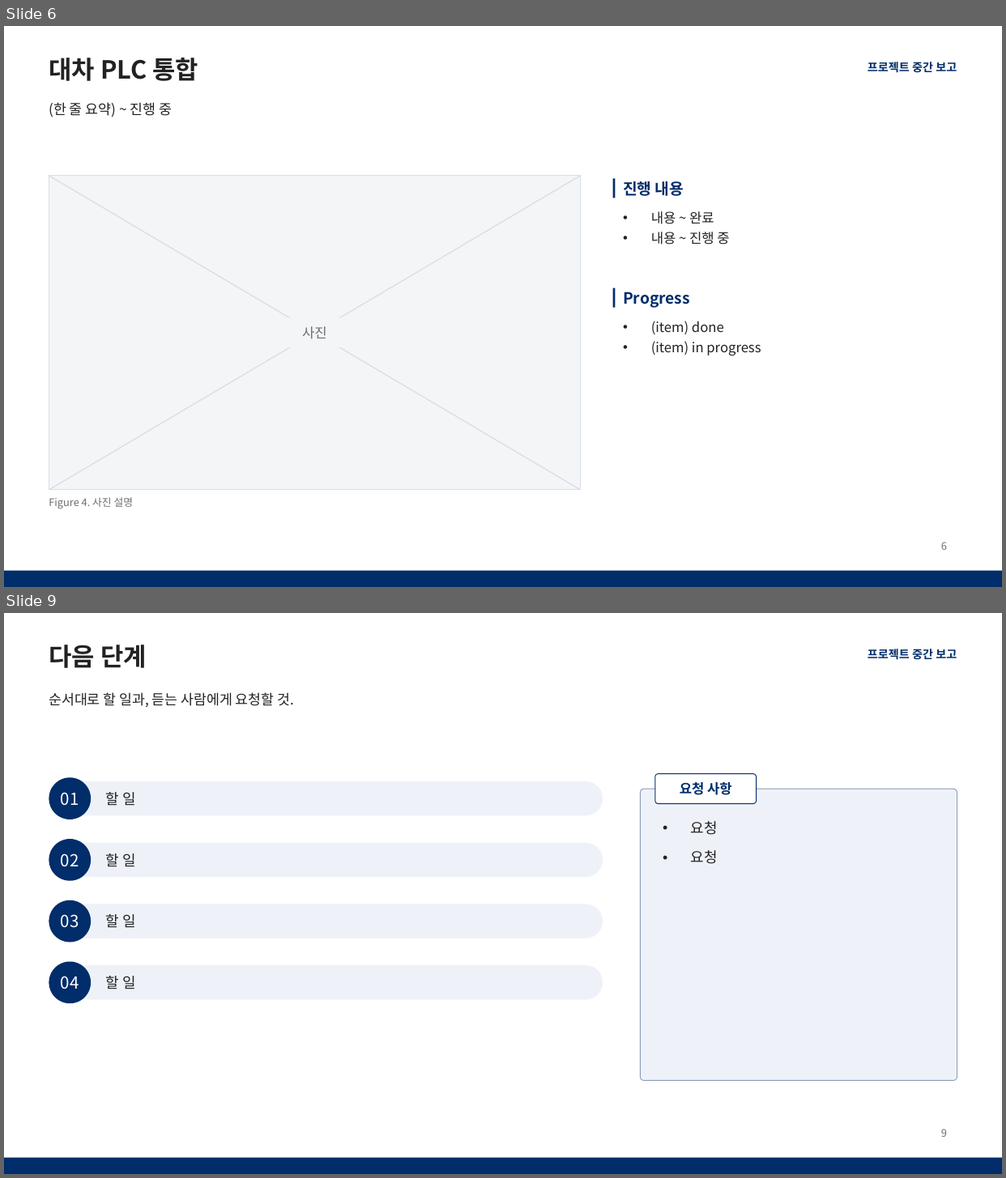
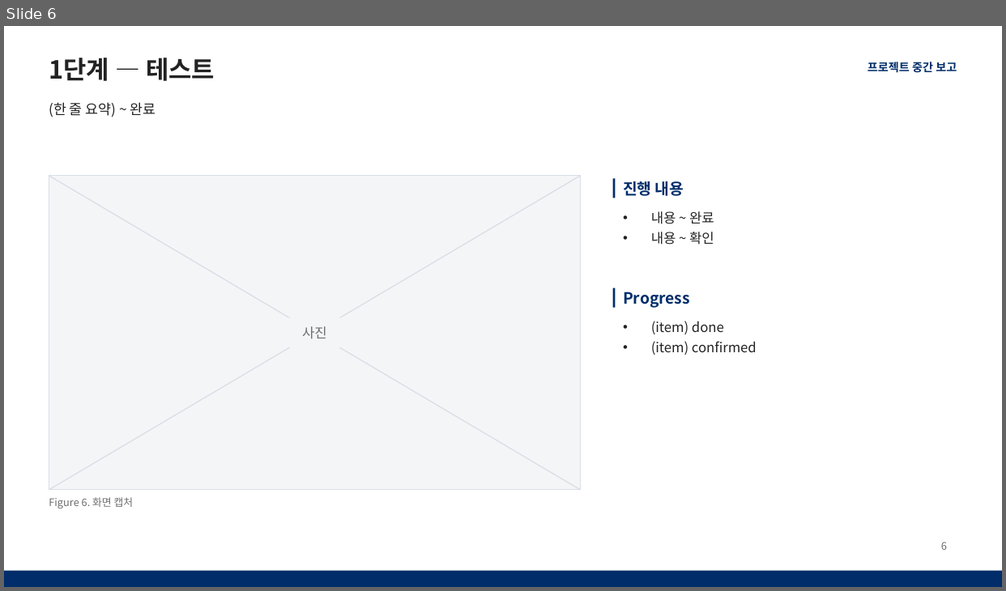
Before and after one commit to chanyee725/PPT-Template, a slide deck: templates/interim-report.pptx. Shown one above the other, each under a label of ours: slides 6 and 9 before the commit, slide 6 after it; the slides between them are not shown. The pictures are 1006x1178 and 1006x591 pixels, drawn with LibreOffice and Linux fonts; fonts in the diff are those of the drawing. Boxes give left, top, right and bottom in pixels: in the first picture for what was removed or moved away, otherwise in the second. Text is boxed around its words. In the diff, an @@ line names an element or a change of style, - is before the commit and + after.

```diff
--- a/templates/interim-report.pptx
+++ b/templates/interim-report.pptx
@@ slide 9 removed at box(4, 613, 1002, 1174), background #FFFFFF; not listed: 2 template elements that a slide beside it also shows @@
@@ title removed at box(49, 645, 147, 668) @@
-다음 단계
@@ text removed at box(49, 692, 294, 707) @@
-순서대로 할 일과, 듣는 사람에게 요청할 것.
@@ ellipse removed at box(49, 777, 91, 820) @@
@@ rounded rectangle removed at box(70, 781, 603, 815) @@
@@ rounded rectangle removed at box(655, 774, 756, 804) @@
@@ text removed at box(680, 782, 732, 795) @@
-요청 사항
@@ text removed at box(61, 792, 79, 806) @@
-01
@@ text removed at box(106, 792, 136, 806) @@
-할 일
@@ rounded rectangle removed at box(641, 789, 957, 1081) @@
@@ text removed at box(691, 821, 718, 864) @@
-• 요청
-• 요청
@@ ellipse removed at box(49, 839, 91, 881) @@
@@ text removed at box(61, 854, 79, 867) @@
-02
@@ rounded rectangle removed at box(70, 843, 603, 877) @@
@@ text removed at box(106, 854, 136, 867) @@
-할 일
@@ ellipse removed at box(49, 901, 91, 943) @@
@@ text removed at box(61, 914, 79, 928) @@
-03
@@ rounded rectangle removed at box(70, 905, 603, 939) @@
@@ text removed at box(106, 914, 136, 928) @@
-할 일
@@ ellipse removed at box(49, 962, 91, 1003) @@
@@ text removed at box(61, 976, 79, 990) @@
-04
@@ rounded rectangle removed at box(70, 965, 603, 1000) @@
@@ text removed at box(106, 976, 136, 990) @@
-할 일
@@ page number removed at box(941, 1129, 947, 1137) @@
-9
@@ slide 6 changed as well @@
@@ title at box(49, 58, 215, 81): text changed @@
-대차 PLC 통합
+1단계 — 테스트
@@ text at box(49, 102, 156, 118): text changed @@
-(한 줄 요약) ~ 진행 중
+(한 줄 요약) ~ 완료
@@ text at box(651, 232, 714, 245): text changed @@
-• 내용 ~ 진행 중
+• 내용 ~ 확인
@@ text at box(651, 341, 756, 355): text changed @@
-• (item) in progress
+• (item) confirmed
@@ text at box(49, 497, 134, 509): text changed @@
-Figure 4. 사진 설명
+Figure 6. 화면 캡처
```
Also in this commit, not shown: 2 other slides changed, 12 slides added, 6 other slides removed, 1 other file.
